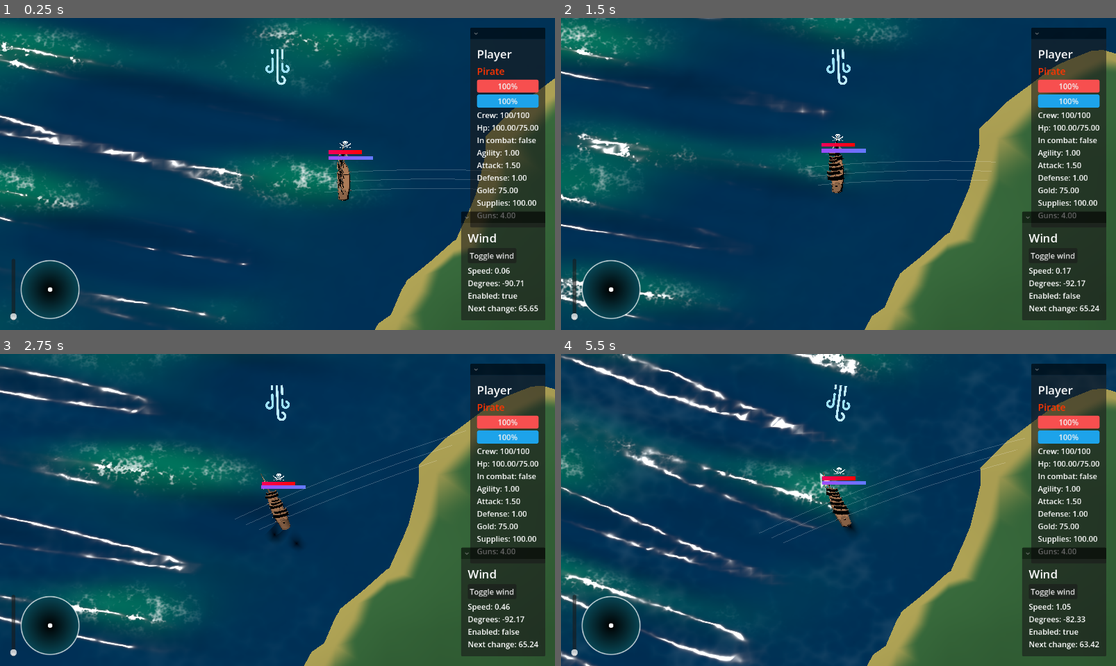
Above: before the commit, frames 1-4 (two rows, left to right).
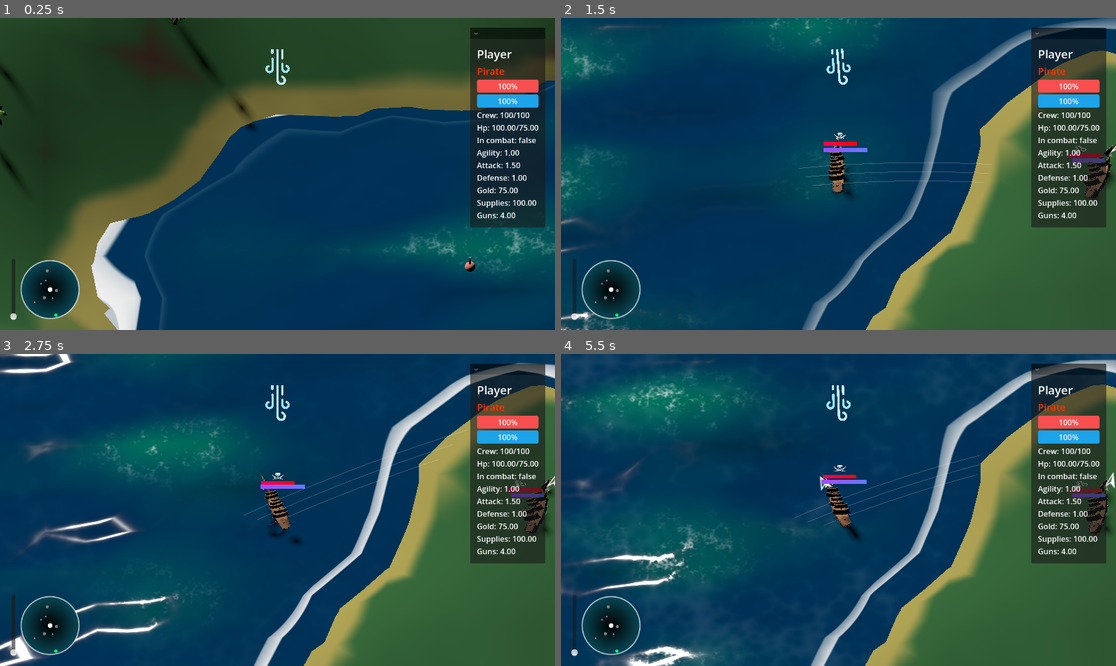
Above: after the commit, the same moments.

Repository: Munghard/pirates
Game: Godot game, scene res://Scenes/world.tscn
Same seed, same stepped clock (60 frames per second), same inputs: the game is played once before the commit and once after it.
Inputs (mouse positions are in pixels of both pictures, inside the frame that each line leads up to):
- Up to frame 1 (0.25 s): no input
- Up to frame 2 (1.5 s): click (1054, 255) at 0.5 s, where only the run before the commit has a clickable "Toggle wind"; tap Enter at 1.25, 1.35 s; move the mouse to (960, 158) at 1.27 s; hold D from 1.28 s (still down); click (960, 158) at 1.42 s
- Up to frame 3 (2.75 s): move the mouse to (166, 525) at 2.02 s; release D at 2.03 s; hold S from 2.03 s (still down); tap Q at 2.1 s; click (166, 525) at 2.17 s
- Up to frame 4 (5.5 s): move the mouse to (894, 441) at 2.77 s; release S at 2.78 s; hold D 2.78-3.53 s; tap one key every 0.75 s from 2.85 s: E Enter Q E; click (894, 441) at 2.92 s; move the mouse to (810, 572) at 3.52 s; hold W 3.53-4.28 s; click (810, 572) at 3.67 s; move the mouse to (1005, 556) at 4.27 s; hold A from 4.28 s (still down); click (1005, 556) at 4.42 s; move the mouse to (672, 463) at 5.02 s; click (672, 463) at 5.17 s

The runs differ from the first frame. In frame 1, 63% of the frame differs, in the area x 0-100%, y 0-100%; in frame 2, 18%; in frame 3, 19%; in frame 4, 30%.

Commit message:
added shore waves in water shader

Diff:
--- a/Scenes/world.tscn
+++ b/Scenes/world.tscn
@@ -51,7 +51,7 @@
 
 [sub_resource type="PlaneMesh" id="PlaneMesh_7yui6"]
 material = ExtResource("7_ikia7")
-size = Vector2(100, 100)
+size = Vector2(500, 500)
 subdivide_width = 100
 subdivide_depth = 100
 
@@ -127,14 +127,14 @@
 theme_override_constants/margin_right = 20
 theme_override_constants/margin_bottom = 20
 
-[node name="HUD" type="Control" parent="MarginContainer" unique_id=907800867 node_paths=PackedStringArray("ship_panel", "ship_panel_player", "wind_label", "wind_control", "minimap", "minimap_scale_slider", "notification_label")]
+[node name="HUD" type="Control" parent="MarginContainer" unique_id=907800867 node_paths=PackedStringArray("ship_panel", "ship_panel_player", "wind_panel", "wind_control", "minimap", "minimap_scale_slider", "notification_label")]
 layout_mode = 2
 mouse_filter = 2
 theme = ExtResource("2_0fj1v")
 script = ExtResource("2_k7acu")
 ship_panel = NodePath("Target_ship_panel")
 ship_panel_player = NodePath("Player_ship_panel")
-wind_label = NodePath("Wind_panel/wind_panel/VBoxContainer/Label")
+wind_panel = NodePath("Wind_panel")
 wind_control = NodePath("wind_gauge")
 minimap = NodePath("Minimap/Minimap")
 minimap_scale_slider = NodePath("Minimap/VSlider")
@@ -191,23 +191,23 @@
 grow_horizontal = 0
 grow_vertical = 0
 
-[node name="wind_panel" type="MarginContainer" parent="MarginContainer/HUD/Wind_panel" unique_id=811836826]
-layout_mode = 2
-
-[node name="VBoxContainer" type="VBoxContainer" parent="MarginContainer/HUD/Wind_panel/wind_panel" unique_id=424878902]
-layout_mode = 2
-
-[node name="Label_h" type="Label" parent="MarginContainer/HUD/Wind_panel/wind_panel/VBoxContainer" unique_id=345593295]
+[node name="MarginContainer" type="MarginContainer" parent="MarginContainer/HUD/Wind_panel" unique_id=811836826]
+layout_mode = 2
+
+[node name="VBoxContainer" type="VBoxContainer" parent="MarginContainer/HUD/Wind_panel/MarginContainer" unique_id=424878902]
+layout_mode = 2
+
+[node name="Label_h" type="Label" parent="MarginContainer/HUD/Wind_panel/MarginContainer/VBoxContainer" unique_id=345593295]
 layout_mode = 2
 theme_type_variation = &"HeaderMedium"
 text = "Wind"
 
-[node name="Button" type="Button" parent="MarginContainer/HUD/Wind_panel/wind_panel/VBoxContainer" unique_id=282768948]
+[node name="Button" type="Button" parent="MarginContainer/HUD/Wind_panel/MarginContainer/VBoxContainer" unique_id=282768948]
 layout_mode = 2
 size_flags_horizontal = 0
 text = "Toggle wind"
 
-[node name="Label" type="Label" parent="MarginContainer/HUD/Wind_panel/wind_panel/VBoxContainer" unique_id=1783925917]
+[node name="Label" type="Label" parent="MarginContainer/HUD/Wind_panel/MarginContainer/VBoxContainer" unique_id=1783925917]
 layout_mode = 2
 text = "Wind"
 
@@ -219,11 +219,12 @@
 anchor_right = 0.5
 anchor_bottom = 0.5
 offset_left = -50.0
-offset_top = -11.5
+offset_top = -57.0
 offset_right = 50.0
-offset_bottom = 11.5
+offset_bottom = -34.0
 grow_horizontal = 2
 grow_vertical = 2
+theme_type_variation = &"HeaderLarge"
 text = "Notifications"
 
 [node name="Minimap" type="HBoxContainer" parent="MarginContainer/HUD" unique_id=1823764123]
@@ -268,7 +269,7 @@
 heightmap = SubResource("ImageTexture_i4fjy")
 
 [node name="Water" type="MeshInstance3D" parent="World" unique_id=2117390099 node_paths=PackedStringArray("target", "terrain")]
-transform = Transform3D(1, 0, 0, 0, 1, 0, 0, 0, 1, 59.361618, 0, 109.972694)
+transform = Transform3D(1, 0, 0, 0, 1, 0, 0, 0, 1, 246.53542, 0, 250.93323)
 mesh = SubResource("PlaneMesh_7yui6")
 script = ExtResource("8_7yui6")
 target = NodePath("../../camrig")
@@ -284,47 +285,42 @@
 [node name="ships" type="Node3D" parent="World" unique_id=130823351 node_paths=PackedStringArray("water", "terrain")]
 script = ExtResource("3_o06y3")
 prefab = ExtResource("4_k7acu")
-bounds = Vector3(100, 0, 100)
-water = NodePath("../Water")
-terrain = NodePath("../Terrain")
-water_level = -5.0
+water = NodePath("../Water")
+terrain = NodePath("../Terrain")
+water_level = 25.0
 
 [node name="barrels" type="Node3D" parent="World" unique_id=714804176 node_paths=PackedStringArray("water", "terrain")]
 script = ExtResource("3_o06y3")
 prefab = ExtResource("5_5v1tr")
 amount = 5
-bounds = Vector3(100, 0, 100)
-water = NodePath("../Water")
-terrain = NodePath("../Terrain")
-water_level = -5.0
+water = NodePath("../Water")
+terrain = NodePath("../Terrain")
+water_level = 25.0
 
 [node name="maelstroms" type="Node3D" parent="World" unique_id=1431239431 node_paths=PackedStringArray("water", "terrain")]
 script = ExtResource("3_o06y3")
 prefab = ExtResource("14_e0ngr")
 amount = 2
-bounds = Vector3(100, 0, 100)
-water = NodePath("../Water")
-terrain = NodePath("../Terrain")
-water_level = -5.0
+water = NodePath("../Water")
+terrain = NodePath("../Terrain")
+water_level = 25.0
 
 [node name="lifeboats" type="Node3D" parent="World" unique_id=1914553766 node_paths=PackedStringArray("water", "terrain")]
 script = ExtResource("3_o06y3")
 prefab = ExtResource("21_pyn1s")
 amount = 5
-bounds = Vector3(100, 0, 100)
 rotation_range_min = Vector3(0, -180, 0)
 rotation_range_max = Vector3(0, 180, 0)
 water = NodePath("../Water")
 terrain = NodePath("../Terrain")
-water_level = -5.0
+water_level = 25.0
 
 [node name="buoyus" type="Node3D" parent="World" unique_id=1595812411 node_paths=PackedStringArray("water", "terrain")]
 script = ExtResource("3_o06y3")
 prefab = ExtResource("15_hgpy0")
-bounds = Vector3(100, 0, 100)
-water = NodePath("../Water")
-terrain = NodePath("../Terrain")
-water_level = -5.0
+water = NodePath("../Water")
+terrain = NodePath("../Terrain")
+water_level = 25.0
 
 [node name="wind_particle_cpu" type="CPUParticles3D" parent="World" unique_id=1851781407]
 transform = Transform3D(1, 0, 0, 0, 1, 0, 0, 0, 1, 0, 10.222906, 0)
@@ -378,7 +374,7 @@
 water = NodePath("../../World/Water")
 
 [node name="camrig" type="Node3D" parent="." unique_id=596184847 node_paths=PackedStringArray("target")]
-transform = Transform3D(1, 0, 0, 0, 0.5735764, -0.819152, 0, 0.819152, 0.5735764, 59.361618, 0, 109.972694)
+transform = Transform3D(1, 0, 0, 0, 0.5735764, -0.819152, 0, 0.819152, 0.5735764, 246.53542, 0, 250.93323)
 script = ExtResource("2_5ukr8")
 target = NodePath("../PlayerShip")
 
@@ -388,7 +384,8 @@
 size = 30.0
 near = 0.001
 
-[connection signal="pressed" from="MarginContainer/HUD/Wind_panel/wind_panel/VBoxContainer/Button" to="MarginContainer/HUD" method="_on_button_pressed"]
+[connection signal="mouse_entered" from="MarginContainer/HUD/wind_gauge" to="MarginContainer/HUD" method="_on_wind_gauge_mouse_entered"]
+[connection signal="pressed" from="MarginContainer/HUD/Wind_panel/MarginContainer/VBoxContainer/Button" to="MarginContainer/HUD" method="_on_button_pressed"]
 [connection signal="value_changed" from="MarginContainer/HUD/Minimap/VSlider" to="MarginContainer/HUD" method="_on_v_slider_value_changed"]
 
 [editable path="PlayerShip"]
--- a/Scripts/HUD.gd
+++ b/Scripts/HUD.gd
@@ -4,7 +4,7 @@
 @export var ship_panel: Control
 @export var ship_panel_player: Control
 
-@export var wind_label: Label
+@export var wind_panel: Control
 @export var wind_control: Control
 
 @export var minimap: Control
@@ -25,6 +25,7 @@
 
 func _ready():
 	minimap_scale_slider.value = minimap_scale
+	wind_panel.visible = false
 
 # ================================================================================================================
 # MINIMAP
@@ -152,9 +153,9 @@
 	showing_notifications = false
 
 func _on_update_wind(wind: Wind):
+	var wind_label: Label = wind_panel.get_node("MarginContainer/VBoxContainer/Label") as Label
 	wind_label.text = "Speed: %.2f\nDegrees: %.2f\nEnabled: %s\nNext change: %.2f" % [wind.strength, rad_to_deg(atan2(wind.direction.z, wind.direction.x)), str(wind.timer_enable), wind.next_change - wind.timer]
 	wind_control.rotation = atan2(wind.direction.z, wind.direction.x) + deg_to_rad(-90)
-	#create_tween().tween_property(wind_control, "rotation", atan2(wind.direction.z, wind.direction.x), 2.0).set_trans(Tween.TRANS_QUAD).set_ease(Tween.EASE_IN_OUT) # ease in, out, or both
 
 func update_ship_panel(ship: Ship, _ship_panel: Control):
 	var ship_label_h := _ship_panel.get_node("MarginContainer/VBoxContainer/Label_h")
@@ -248,6 +249,8 @@
 func _on_button_pressed() -> void:
 	gameManager.wind.set_enable_wind(!gameManager.wind.timer_enable)
 
+func _on_wind_gauge_mouse_entered() -> void:
+	wind_panel.visible = !wind_panel.visible
 
 # ================================================================================================================
 # PORT
@@ -255,6 +258,10 @@
 
 func _on_button_2_pressed() -> void:
 	gameManager.port.depart()
+
+# ================================================================================================================
+# MINIMAP
+# ================================================================================================================
 
 
 func _on_v_slider_value_changed(value: float) -> void:
--- a/Scripts/Scatterer.gd
+++ b/Scripts/Scatterer.gd
@@ -3,7 +3,6 @@
 # Inspector variables
 @export var prefab: PackedScene
 @export var amount: int = 10
-@export var bounds: Vector3 = Vector3(10, 0, 10) # X/Z bounds, Y ignored
 @export var rotation_range_min: Vector3 = Vector3(0, 0, 0)
 @export var rotation_range_max: Vector3 = Vector3(0, 0, 0)
 @export var water: Water
@@ -22,8 +21,8 @@
 		push_warning("No prefab assigned!")
 		return
 
-	var half_x = bounds.x * 0.5
-	var half_z = bounds.z * 0.5
+	var half_x = terrain.world_size.x * 0.5 * terrain.tile_size
+	var half_z = terrain.world_size.y * 0.5 * terrain.tile_size
 
 	for i in range(amount):
 		var pos: Vector3
@@ -34,14 +33,15 @@
 			0,
 			randf_range(-half_z, half_z)
 		)
-
 		h = terrain.get_height_world(pos.x, pos.z)
 
 		if spawn_in_water:
 			if h > water_level:
+				print("skipped: ", h)
 				continue # skip this spawn entirely
 		else:
 			if h < water_level:
+				print("skipped: ", h)
 				continue # skip this spawn entirely
 
 		var instance := prefab.instantiate()
--- a/Scripts/Water.gd
+++ b/Scripts/Water.gd
@@ -70,6 +70,7 @@
 		mat.set_shader_parameter("water_level", water_level)
 		mat.set_shader_parameter("max_depth", max_depth)
 		mat.set_shader_parameter("terrain_size", terrain.world_size)
+		mat.set_shader_parameter("terrain_tile_size", terrain.tile_size)
 
 func get_wave_data(world_pos: Vector3) -> Dictionary:
 	# --- 1. Replicate Shader Terrain Sampling ---
--- a/water.gdshader
+++ b/water.gdshader
@@ -3,7 +3,7 @@
 uniform sampler2D normal_map :hint_normal;
 
 uniform sampler2D noise_tex;
-uniform sampler2D heightmap;
+uniform sampler2D heightmap: filter_linear, repeat_disable;
 uniform vec3 albedo : source_color = vec3(0.1, 0.3, 0.5);
 uniform vec3 crest_color : source_color = vec3(0.4, 0.7, 1.0);
 uniform vec3 foam_color : source_color = vec3(1.0, 1.0, 1.0);
@@ -108,8 +108,8 @@
     vec3 color = mix(albedo, crest_color, crest_mask);
 
 	vec2 uv = vec2(world_pos.x, world_pos.z) * 0.1;
-	float n = texture(noise_tex, uv + TIME * 0.1).r;
-	float n2 = texture(noise_tex, uv * 0.2 + TIME * 0.01).r;
+	float n = texture(noise_tex, uv + wind_dir * TIME * 0.1).r;
+	float n2 = texture(noise_tex, uv * 0.2 + wind_dir * TIME * 0.01).r;
 
 
 	float foam = smoothstep(0.5, 1.0, n);
@@ -119,12 +119,42 @@
 
 	float foam_big_mixed = mix( 0,foam_big,amp / 5.0);
 
-	float foam_total = clamp(foam + foam_big_mixed, 0.0, 1.0);
+	///////////////////////////// shoreline
+	vec2 terrain_size_total = terrain_size * terrain_tile_size;
+
+	// Use the varying world_pos to get the static world UV
+	vec2 fragment_hm_uv = world_pos.xz / terrain_size_total;
+
+	// Sample the height directly in the fragment shader for pixel-perfect locking
+	// This prevents the "swimming" effect when the camera moves
+	float terrain_h_at_frag = texture(heightmap, fragment_hm_uv).r * terrain_height_scale;
+	float frag_depth = max(0.0, water_level - terrain_h_at_frag);
+	float frag_v_depth = clamp(frag_depth / abs(max_depth), 0.0, 1.0);
+
+	float wave_freq = 40.0;
+	float wave_speed = -2.0;
+
+	// Use the NEW frag_v_depth instead of the varying v_depth
+	float wave_anim = sin(frag_v_depth * wave_freq - TIME * wave_speed);
+	wave_anim = wave_anim * 0.5 + 0.5;
+
+	float radiating_wave = smoothstep(0.6, 0.8, wave_anim);
+
+	// Mask it using the new static depth
+	float shore_mask = smoothstep(0.2, 0.0, frag_v_depth);
+	float beach_waves = radiating_wave * shore_mask;
+
+	///////////////////////////// shoreline
+
+	float foam_total = clamp(foam + foam_big_mixed + beach_waves, 0.0, 1.0);
+
 	vec3 final_color = mix(color, foam_color, foam_total);
     ALBEDO = final_color;
+    //ALBEDO = vec3(1.0,1.0,1.0) * beach_waves;
+
     METALLIC = 0.0;
     ROUGHNESS = mix(0.05,1.0, foam_total); // Low roughness = shiny water
-    SPECULAR = 0.8;//mix(0.8,0.1,foam_total)
+    SPECULAR = mix(0.8,0.0,foam_total);
 
     // Fake some depth by making the peaks slightly more opaque
     //ALPHA = 0.9;
--- a/water_shader.tres
+++ b/water_shader.tres
@@ -44,10 +44,10 @@
 shader_parameter/foam_threshold_max = 1.0
 shader_parameter/terrain_size = Vector2(100, 100)
 shader_parameter/terrain_tile_size = 5.0
-shader_parameter/water_level = 20.0
-shader_parameter/max_depth = 1.0
+shader_parameter/water_level = 25.0
+shader_parameter/max_depth = 10.0
 shader_parameter/terrain_height_scale = 50.0
-shader_parameter/time = 48564.497
+shader_parameter/time = 91486.167
 shader_parameter/freq = 2.0
 shader_parameter/amp = 1.0
 shader_parameter/wave_height_scale = 1.0
